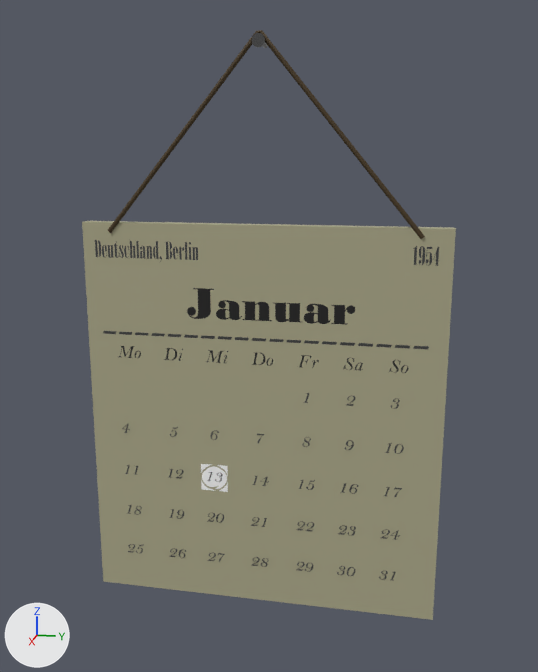
The FBX model Assets/Art/Models/Environment/Props/Calendar/Meshes/Kalender.fbx, before and after one commit.
One viewpoint serves both versions: a 50 mm camera at (3.52, 0.74, 1.33) aimed at (-0.04, 0.03, 0.44). The lights are fixed; the arrows at lower left show +X, +Y and +Z. The picture after the commit comes second. Where no turn or scale is listed for an object, it has been applied to the vertices.

Names of what the first picture shows: 'Cube', 'Cylinder.001', 'isolated-circle', 'miauw', 'miauw.002', 'miauw.003', 'miauw.005' and 3 more.
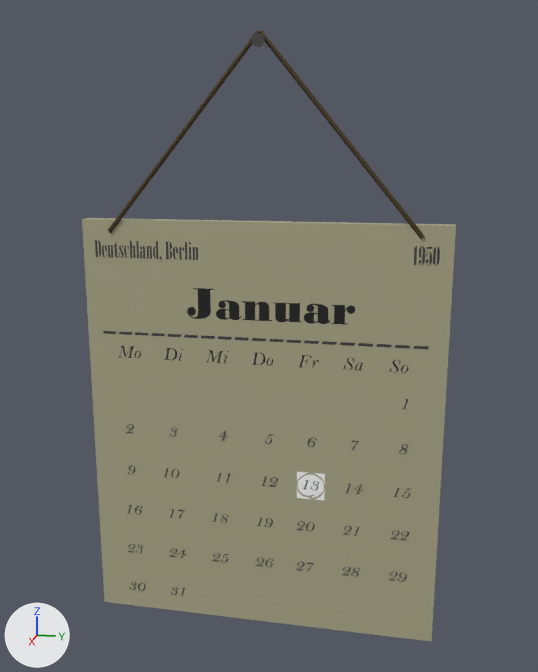
Location of each change, (x1, y1, x2, y2) in pixels of the pictures (538 x 672 px; the box of a moved part takes in the faces that stretch with it):
'Cube', moved, rescaled (6% taller): before (82, 221, 456, 620); after (82, 218, 456, 642)
'isolated-circle', moved: before (201, 464, 228, 492); after (297, 472, 325, 500)
part 1 of me_yo_mama_005, moved or reshaped: before (347, 567, 355, 576); after (138, 583, 145, 591)
part 2 of me_yo_mama_005, moved or reshaped: before (305, 563, 313, 572); after (398, 572, 407, 582)
part 3 of me_yo_mama_005, moved or reshaped: before (252, 557, 260, 566); after (342, 567, 351, 576)
part 4 of me_yo_mama_005, moved or reshaped: before (179, 549, 186, 558); after (265, 559, 274, 567)
part 5 of me_yo_mama_005, moved or reshaped: before (391, 530, 400, 540); after (178, 549, 186, 558)
part 6 of me_yo_mama_005, moved or reshaped: before (305, 522, 314, 531); after (400, 531, 409, 541)
part 7 of me_yo_mama_005, moved or reshaped: before (251, 517, 260, 526); after (343, 526, 352, 535)
part 8 of me_yo_mama_005, moved or reshaped: before (216, 514, 224, 523); after (306, 522, 315, 531)
part 9 of me_yo_mama_005, moved or reshaped: before (122, 393, 404, 519); after (126, 399, 412, 527)

The edits, one by one:
me_yo_mama_005 is used by ob_miauw_005; location (0.038, -0.754, 0.132).
me_yo_mama_005 had 19052 vertices, 18984 faces and spanned x 0.0, y 0.004..1.471, z -0.931..0.052.
me_yo_mama_005 now has 19052 vertices, 18982 faces and spans x 0.0, y 0.004..1.519, z -1.163..0.052.
me_yo_mama_005 part 1: the loose piece of 228 vertices spanning x 0.0, y 1.21..1.254, z -0.931..-0.878 is moved by (0.0, -1.154, -0.232).
me_yo_mama_005 part 2: the loose piece of 348 vertices spanning x 0.0, y 0.991..1.035, z -0.931..-0.878 is moved by (0.0, 0.481, 0.0).
me_yo_mama_005 part 3: the loose piece of 424 vertices spanning x 0.0, y 0.701..0.748, z -0.93..-0.878 is moved by (0.0, 0.481, 0.0).
me_yo_mama_005 part 4: the loose piece of 348 vertices spanning x 0.0, y 0.299..0.343, z -0.931..-0.878 is moved by (0.0, 0.481, 0.0).
me_yo_mama_005 part 5: the loose piece of 441 vertices spanning x 0.0, y 1.425..1.471, z -0.697..-0.645 is moved by (0.0, -1.13, -0.232).
me_yo_mama_005 part 6: the loose piece of 424 vertices spanning x 0.0, y 0.989..1.037, z -0.698..-0.645 is moved by (0.0, 0.481, 0.0).
me_yo_mama_005 part 7: the loose piece of 424 vertices spanning x 0.0, y 0.701..0.748, z -0.698..-0.645 is moved by (0.0, 0.481, 0.0).
me_yo_mama_005 part 8: the loose piece of 228 vertices spanning x 0.0, y 0.513..0.557, z -0.698..-0.645 is moved by (0.0, 0.481, 0.0).
me_yo_mama_005 part 9: 9700 of 19052 vertices moved; they spanned x 0.0, y 0.007..1.471, z -0.699..0.052 and now span x 0.0, y 0.012..1.519, z -0.699..0.052; mean shift (0.0, 0.002, -0.07); largest move (0.0, 1.215, -0.457) -> (0.0, 0.061, -0.69).
Other edits to the shape of me_yo_mama_005 do not show in these pictures.
Object 'Cube' (ob_cube) moves from (0.0, 0.0, 0.0) to (0.0, 0.0, -0.057).
Object 'Cube' (ob_cube) is rescaled from (0.0364, 0.903, 1.0) to (0.0364, 0.903, 1.07).
Object 'isolated-circle' (ob_isolated_circle) moves from (0.037, -0.246, -0.313) to (0.037, 0.261, -0.313).
